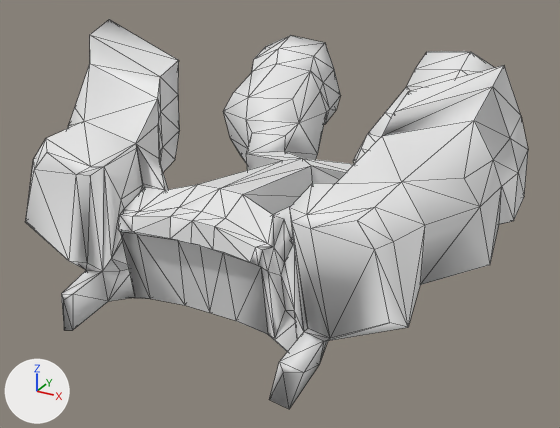
The glTF model client/assets/models/items_rigid/utilities/jetpack.glb: old version first, new version second.
Camera for both pictures: a camera (50 mm lens) standing at (0.0517, -0.0966, 0.041) and looking at (-0.0002, -0.0022, -0.0062). The lights are fixed; the arrows at lower left show +X, +Y and +Z. Mesh edges are drawn as thin lines. Vertices at the same position are counted once.

Names of what the first picture shows: 'Jetpack'.
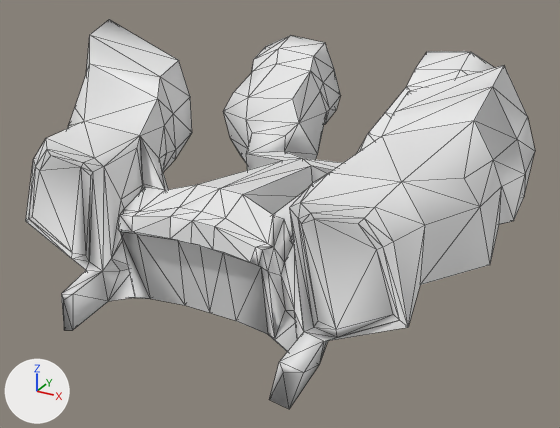
Scene script edits in JSON lines:
```json
{"block": "me_mesh_008", "where": "# used by ob_jetpack; location = (0.0, 0.0, 0.0)"}
{"op": "remove", "block": "me_mesh_008", "code": "me_mesh_008.from_pydata(...)  # 370 vertices, 736 faces; spans x -0.0336..0.0346, y -0.0331..0.0384, z -0.0153..0.0205"}
{"op": "add", "block": "me_mesh_008", "code": "me_mesh_008.from_pydata(...)  # 384 vertices, 764 faces; spans x -0.0341..0.0351, y -0.0331..0.0384, z -0.0153..0.0205"}
{"block": "me_mesh_008", "change": "me_mesh_008 part 1"}
{"block": "me_mesh_008", "change": "1 vertex is removed from x -0.0163, y -0.0273, z 0.0055"}
{"block": "me_mesh_008", "change": "8 faces are deleted"}
{"block": "me_mesh_008", "change": "5 vertices in x -0.032..-0.0307, y -0.0059..0.0009, z 0.0098..0.0141 move by (-0.0008, 0.0, 0.0)"}
{"block": "me_mesh_008", "change": "21 vertices move from x -0.0332..-0.0139, y -0.0278..0.0033, z -0.0076..0.0096 to x -0.0341..-0.0137, y -0.0265..0.0033, z -0.0078..0.0096"}
{"block": "me_mesh_008", "change": "8 vertices are added at x -0.0262..-0.0147, y -0.0265..-0.0263, z -0.0068..0.007"}
{"block": "me_mesh_008", "change": "22 new faces join them"}
{"block": "me_mesh_008", "change": "me_mesh_008 part 2"}
{"block": "me_mesh_008", "change": "1 vertex is removed from x 0.0202, y -0.0274, z -0.0078"}
{"block": "me_mesh_008", "change": "8 faces are deleted"}
{"block": "me_mesh_008", "change": "6 vertices in x 0.0321..0.0343, y -0.0057..0.0011, z 0.0075..0.0136 move by (0.0008, 0.0, 0.0)"}
{"block": "me_mesh_008", "change": "20 vertices move from x 0.015..0.0332, y -0.0277..0.0034, z -0.0074..0.0122 to x 0.0148..0.0339, y -0.0265..0.0034, z -0.0077..0.0122"}
{"block": "me_mesh_008", "change": "8 vertices are added at x 0.0158..0.0272, y -0.0265..-0.0263, z -0.008..0.0067"}
{"block": "me_mesh_008", "change": "22 new faces join them"}
```

Location of each change, [x1, y1, x2, y2] in pixels of the pictures (560 x 428 px):
```json
{"object": "Jetpack", "change": "reshaped", "before": [26, 19, 528, 409], "after": [26, 19, 535, 409]}
{"part": 1, "of": "me_mesh_008", "change": "built on", "before": [26, 60, 180, 271], "after": [26, 36, 192, 271]}
{"part": 2, "of": "me_mesh_008", "change": "built on", "before": [274, 66, 528, 341], "after": [273, 66, 535, 341]}
```
